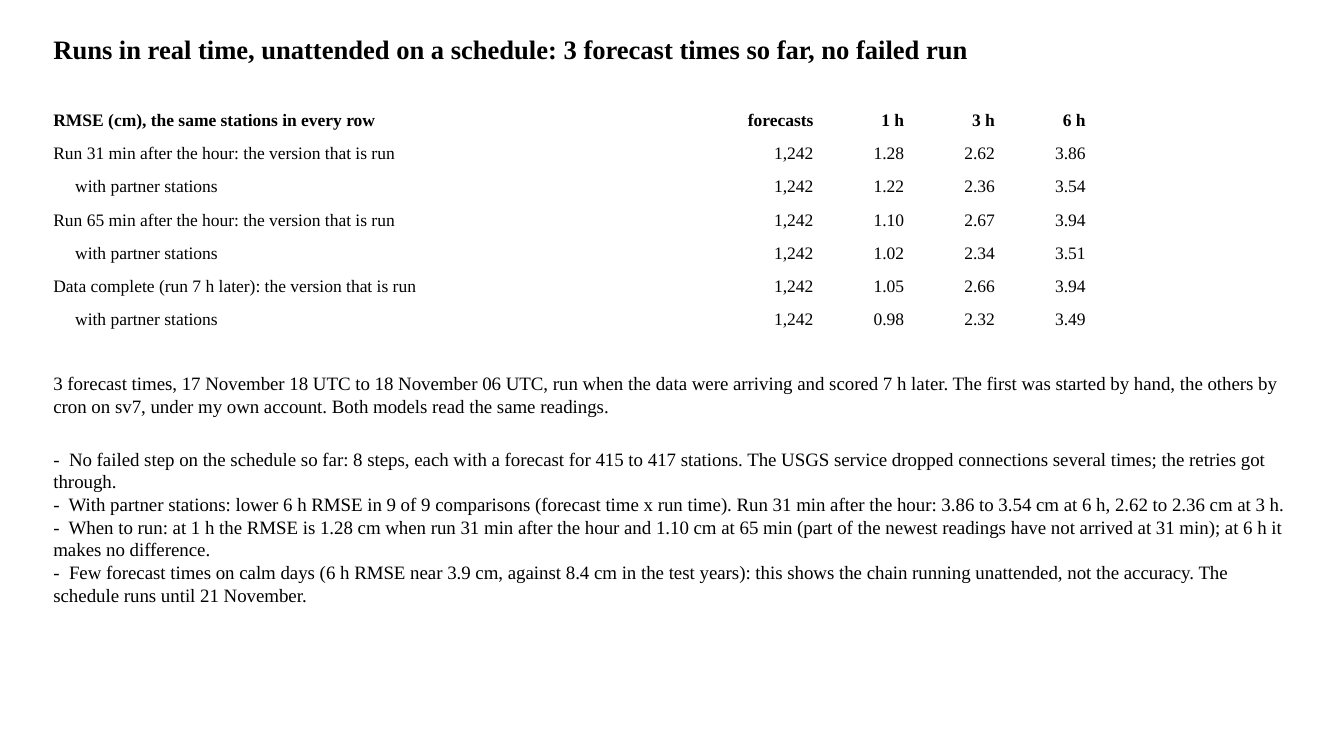
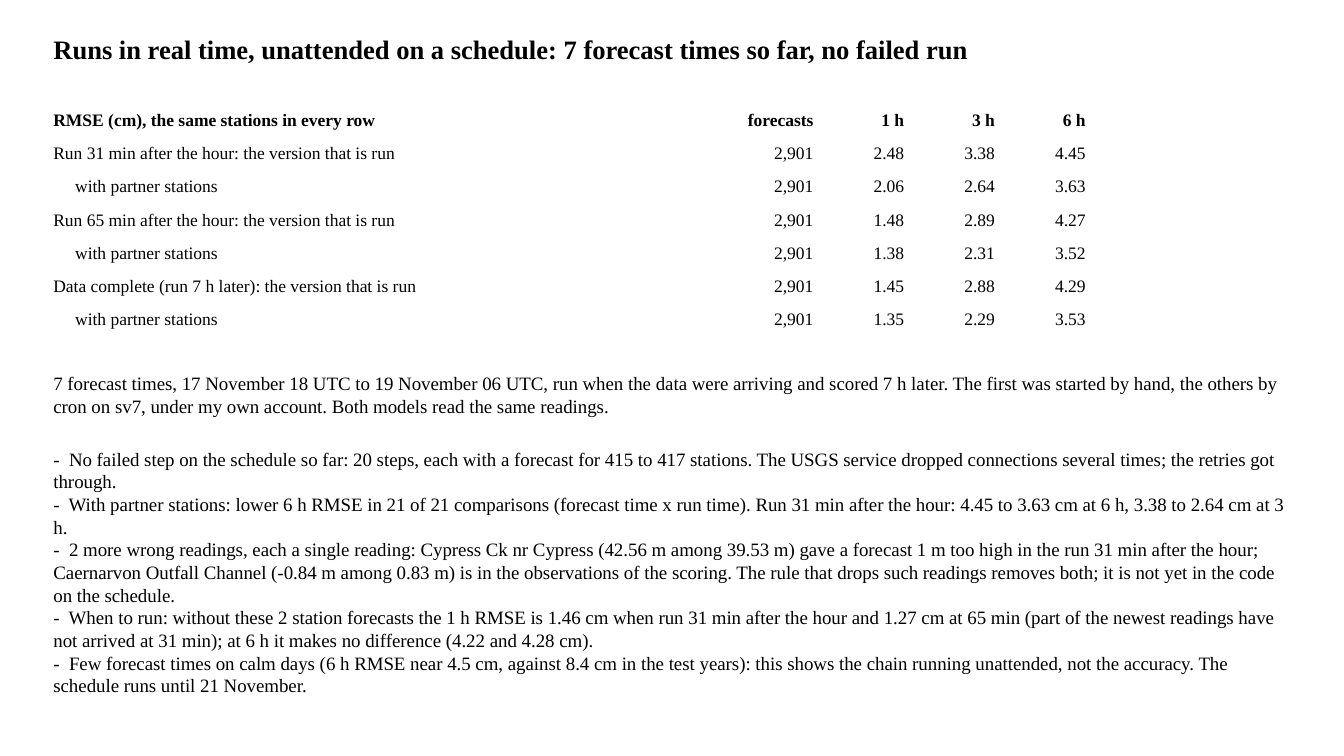
Before and after one commit to LaurenW1997/subdomainLSTM, a slide deck: slide 11 of deliverables/34_since_meeting.pptx (slide 20 before the commit). Drawn at 1344x756 pixels with LibreOffice and Linux fonts; fonts in the diff are those of the drawing. Boxes give left, top, right and bottom in pixels: in the first picture for what was removed or moved away, otherwise in the second. Text is boxed around its words. In the diff, an @@ line names an element or a change of style, - is before the commit and + after.

```diff
--- a/deliverables/34_since_meeting.pptx
+++ b/deliverables/34_since_meeting.pptx
@@ text at (x1=53, y1=40, x2=967, y2=63): text changed @@
-Runs in real time, unattended on a schedule: 3 forecast times so far, no failed run
+Runs in real time, unattended on a schedule: 7 forecast times so far, no failed run
@@ text at (x1=774, y1=147, x2=813, y2=162): text changed @@
-1,242
+2,901
@@ text at (x1=874, y1=147, x2=905, y2=160): text changed @@
-1.28
+2.48
@@ text at (x1=964, y1=147, x2=995, y2=159): text changed @@
-2.62
+3.38
@@ text at (x1=1055, y1=147, x2=1086, y2=159): text changed @@
-3.86
+4.45
@@ text at (x1=774, y1=180, x2=813, y2=195): text changed @@
-1,242
+2,901
@@ text at (x1=874, y1=180, x2=905, y2=193): text changed @@
-1.22
+2.06
@@ text at (x1=964, y1=180, x2=995, y2=192): text changed @@
-2.36
+2.64
@@ text at (x1=1055, y1=180, x2=1086, y2=192): text changed @@
-3.54
+3.63
@@ text at (x1=774, y1=214, x2=813, y2=229): text changed @@
-1,242
+2,901
@@ text at (x1=874, y1=214, x2=905, y2=227): text changed @@
-1.10
+1.48
@@ text at (x1=964, y1=214, x2=995, y2=226): text changed @@
-2.67
+2.89
@@ text at (x1=1055, y1=214, x2=1086, y2=226): text changed @@
-3.94
+4.27
@@ text at (x1=774, y1=247, x2=813, y2=262): text changed @@
-1,242
+2,901
@@ text at (x1=874, y1=247, x2=905, y2=260): text changed @@
-1.02
+1.38
@@ text at (x1=964, y1=247, x2=995, y2=259): text changed @@
-2.34
+2.31
@@ text at (x1=1055, y1=247, x2=1086, y2=259): text changed @@
-3.51
+3.52
@@ text at (x1=774, y1=280, x2=813, y2=295): text changed @@
-1,242
+2,901
@@ text at (x1=874, y1=280, x2=905, y2=293): text changed @@
-1.05
+1.45
@@ text at (x1=964, y1=280, x2=995, y2=292): text changed @@
-2.66
+2.88
@@ text at (x1=1055, y1=280, x2=1086, y2=292): text changed @@
-3.94
+4.29
@@ text at (x1=774, y1=313, x2=813, y2=328): text changed @@
-1,242
+2,901
@@ text at (x1=874, y1=313, x2=905, y2=326): text changed @@
-0.98
+1.35
@@ text at (x1=964, y1=313, x2=995, y2=325): text changed @@
-2.32
+2.29
@@ text at (x1=1055, y1=313, x2=1086, y2=325): text changed @@
-3.49
+3.53
@@ text at (x1=53, y1=376, x2=1283, y2=674): text changed @@
-3 forecast times, 17 November 18 UTC to 18 November 06 UTC, run when the data were arriving and scored 7 h later. The first was started by hand, the others by cron on sv7, under my own account. Both models read the same readings.
-- No failed step on the schedule so far: 8 steps, each with a forecast for 415 to 417 stations. The USGS service dropped connections several times; the retries got through.
-- With partner stations: lower 6 h RMSE in 9 of 9 comparisons (forecast time x run time). Run 31 min after the hour: 3.86 to 3.54 cm at 6 h, 2.62 to 2.36 cm at 3 h.
-- When to run: at 1 h the RMSE is 1.28 cm when run 31 min after the hour and 1.10 cm at 65 min (part of the newest readings have not arrived at 31 min); at 6 h it makes no difference.
-- Few forecast times on calm days (6 h RMSE near 3.9 cm, against 8.4 cm in the test years): this shows the chain running unattended, not the accuracy. The schedule runs until 21 November.
+7 forecast times, 17 November 18 UTC to 19 November 06 UTC, run when the data were arriving and scored 7 h later. The first was started by hand, the others by cron on sv7, under my own account. Both models read the same readings.
+- No failed step on the schedule so far: 20 steps, each with a forecast for 415 to 417 stations. The USGS service dropped connections several times; the retries got through.
+- With partner stations: lower 6 h RMSE in 21 of 21 comparisons (forecast time x run time). Run 31 min after the hour: 4.45 to 3.63 cm at 6 h, 3.38 to 2.64 cm at 3 h.
+- 2 more wrong readings, each a single reading: Cypress Ck nr Cypress (42.56 m among 39.53 m) gave a forecast 1 m too high in the run 31 min after the hour; Caernarvon Outfall Channel (-0.84 m among 0.83 m) is in the observations of the scoring. The rule that drops such readings removes both; it is not yet in the code on the schedule.
+- When to run: without these 2 station forecasts the 1 h RMSE is 1.46 cm when run 31 min after the hour and 1.27 cm at 65 min (part of the newest readings have not arrived at 31 min); at 6 h it makes no difference (4.22 and 4.28 cm).
+- Few forecast times on calm days (6 h RMSE near 4.5 cm, against 8.4 cm in the test years): this shows the chain running unattended, not the accuracy. The schedule runs until 21 November.
```
Also in this commit, not shown: 6 slides added, 20 other files.
